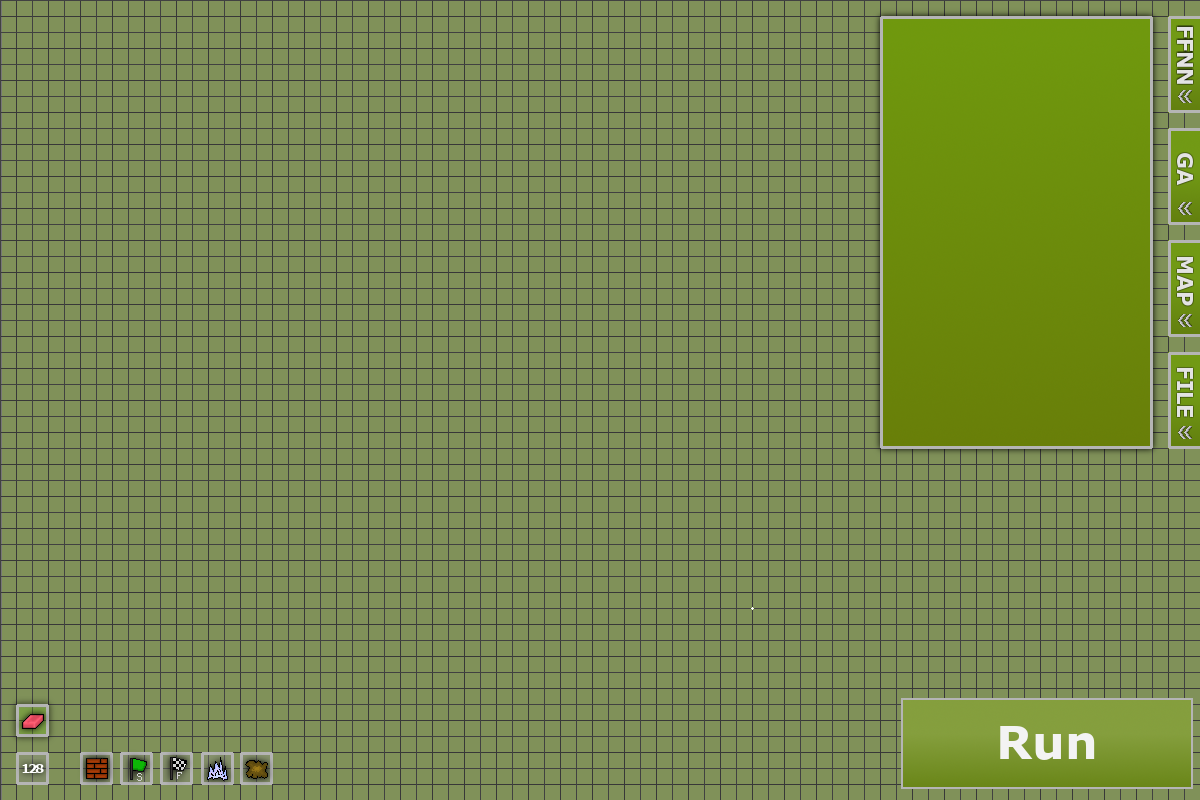
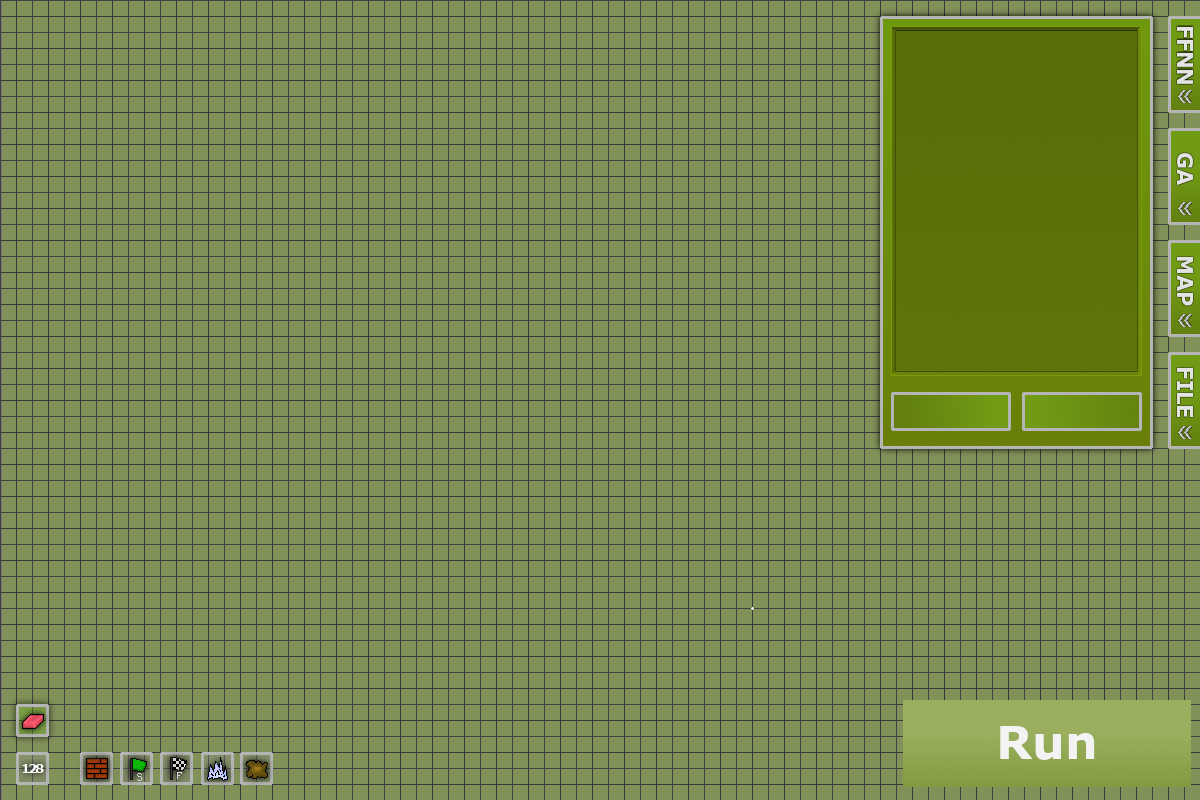
Before/after of a 1200x800 layered artwork. What changed in the layer stack:
added layer "Layer #51" in group "Tab_Window" over [891, 26, 1142, 431]
painted on "Layer #42" over [891, 26, 1142, 430]
showed "Pasted Layer copy", painted on it over [901, 698, 1193, 789]
painted on "Pasted Layer" over [901, 698, 1193, 789]
painted on "Pasted Layer #1" over [901, 698, 1193, 789]
showed "Pasted Layer #4", painted on it over [902, 699, 1192, 786]
